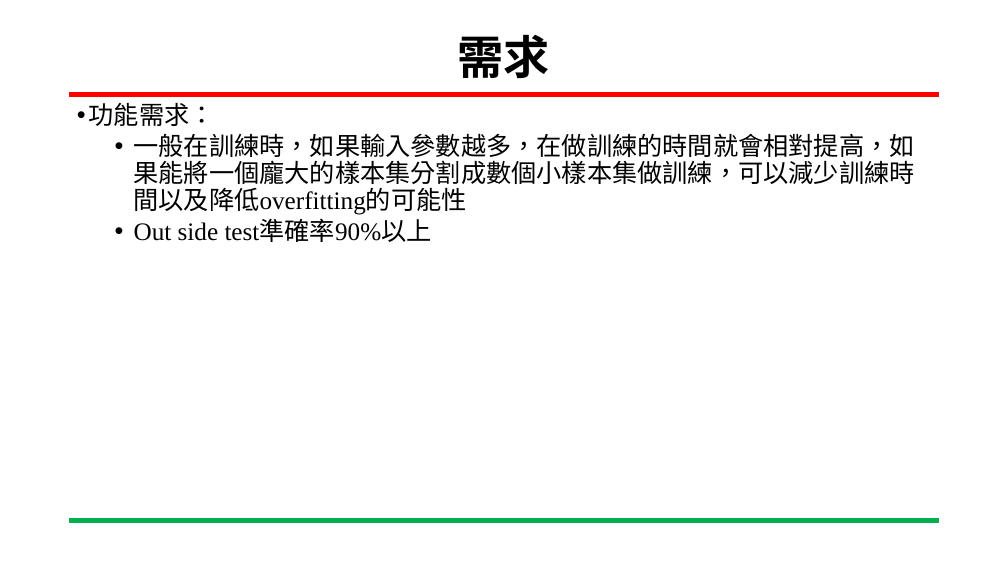
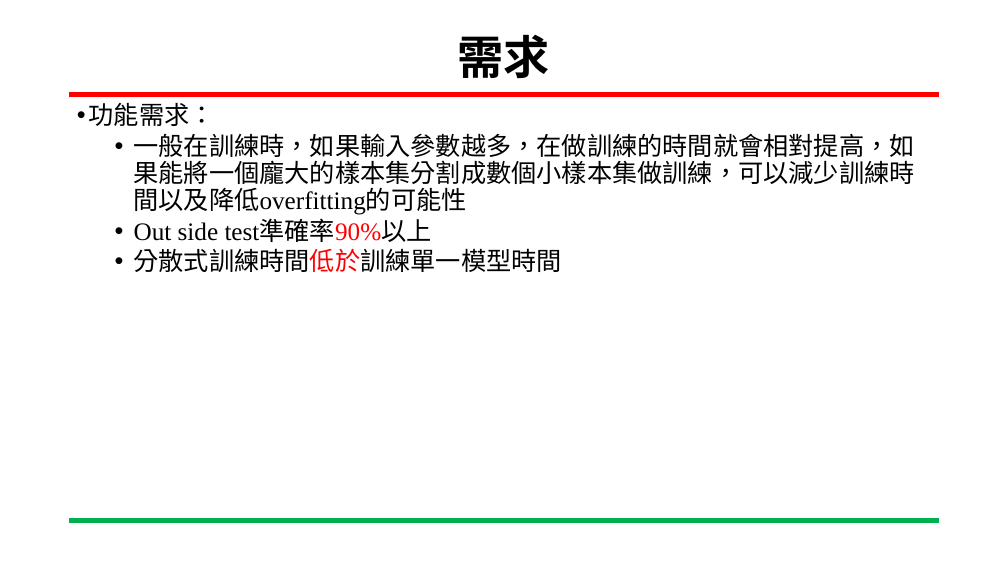
Before and after one commit to YUXING-LEE/image_process, a slide deck: slide 2 of final/基於分散式網路架構訓練階層式分類模型.pptx. Drawn at 1008x567 pixels with LibreOffice and Linux fonts; fonts in the diff are those of the drawing; background and template pictures are left out. Boxes give left, top, right and bottom in pixels: in the first picture for what was removed or moved away, otherwise in the second. Text is boxed around its words. In the diff, an @@ line names an element or a change of style, - is before the commit and + after.

Commit message:
final

```diff
--- a/final/基於分散式網路架構訓練階層式分類模型.pptx
+++ b/final/基於分散式網路架構訓練階層式分類模型.pptx
@@ text at (134,220,432,242): text colour #000000 to #FF0000 in "test準確率90%以上" @@
@@ text at (134,248,562,272): paragraph added @@
+  • 分散式訓練時間低於訓練單一模型時間
```
